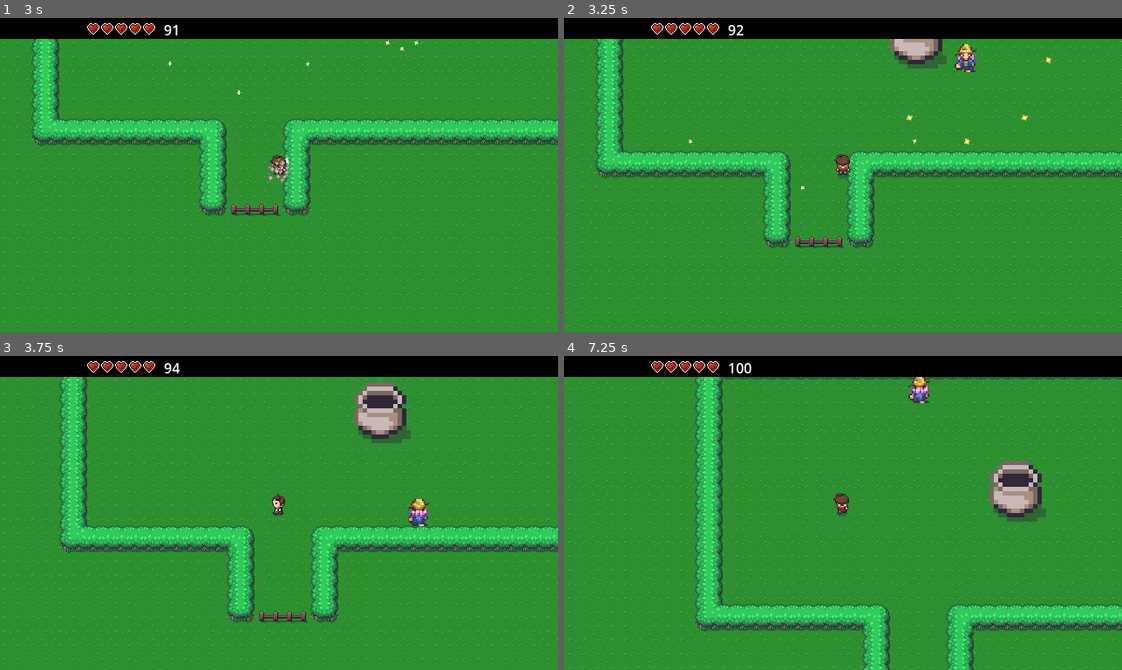
Above: before the commit, frames 1-4 (two rows, left to right).
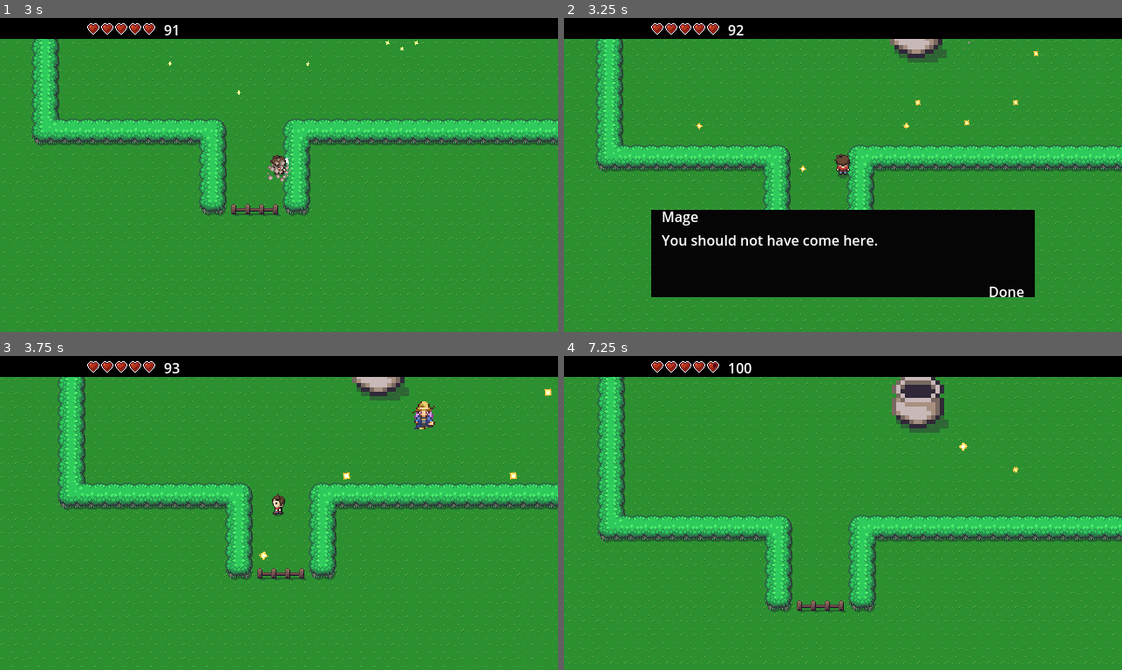
Above: after the commit, the same moments.

Repository: Struckhour/worldbuilder
Game: Godot game, scene res://scenes/boss_fight.tscn
Two runs of this game, one before a commit and one after it. Both use one fixed random seed, a clock stepped at 60 frames per second and the inputs below. This scene is started directly instead of the project's main scene.
Inputs:
- Up to frame 1 (3 s): tap Enter (ui_accept) at 0.5, 0.77, 1.25, 1.52, 2 s; hold D (move_right) 0.53-1.28 s; tap Left (attack) at 0.6, 2.85 s; hold S (move_down) 1.28-2.03 s; tap E (interact) at 1.35 s; hold D (move_right) 2.03-2.78 s; tap Right (spin) at 2.1 s; hold W (move_up) from 2.78 s (still down)
- Up to frame 2 (3.25 s): keep holding W (move_up); tap Enter (ui_accept) at 3.02 s
- Up to frame 3 (3.75 s): release W (move_up) at 3.53 s; hold A (move_left) from 3.53 s (still down); hold E (interact) from 3.53 s (still down)
- Up to frame 4 (7.25 s): tap Enter (ui_accept) at 3.77, 4.52, 6.02, 6.77 s; release E (interact) at 4.28 s; tap Right (spin) at 4.35, 6.6 s; release A (move_left) at 5.03 s; hold S (move_down) 5.03-5.78 s; tap Left (attack) at 5.1 s; hold D (move_right) 5.78-6.53 s; tap E (interact) at 5.85 s; hold W (move_up) from 6.53 s (still down)

Frame 1 is identical in both runs. In frame 2, 33% of the frame differs, in the area x 0-100%, y 6-100%; in frame 3, 24%; in frame 4, 29%.

Commit message:
dialogue pauses game but still needs pausable gameplay group rather than music always

Diff:
--- a/scenes/DialogueBox.tscn
+++ b/scenes/DialogueBox.tscn
@@ -7,7 +7,7 @@
 content_margin_top = 12.0
 content_margin_right = 12.0
 content_margin_bottom = 12.0
-bg_color = Color(0.17, 0.17, 0.17, 0.890196)
+bg_color = Color(0.02, 0.02, 0.02, 1)
 
 [node name="DialogueBox" type="CanvasLayer"]
 script = ExtResource("1_r2og1")
@@ -25,6 +25,7 @@
 theme_override_constants/margin_bottom = 40
 
 [node name="Panel" type="Panel" parent="RootMargin"]
+process_mode = 3
 custom_minimum_size = Vector2(440, 100)
 layout_mode = 2
 theme_override_styles/panel = SubResource("StyleBoxFlat_mt8gy")
--- a/scenes/boss_fight.tscn
+++ b/scenes/boss_fight.tscn
@@ -1,13 +1,15 @@
-[gd_scene load_steps=13 format=4 uid="uid://cjpdpfml50n2e"]
+[gd_scene load_steps=16 format=4 uid="uid://cjpdpfml50n2e"]
 
 [ext_resource type="PackedScene" uid="uid://cfiry3b46yeys" path="res://scenes/HUD.tscn" id="1_85w88"]
 [ext_resource type="Texture2D" uid="uid://dvspt5nu5toyx" path="res://assets/gfx/Overworld.png" id="1_dl1d0"]
 [ext_resource type="Script" uid="uid://dx77tacmm4a8s" path="res://scenes/boss_fight.gd" id="1_x4w2v"]
 [ext_resource type="PackedScene" uid="uid://b0ncrhqbhd6h0" path="res://scenes/player.tscn" id="2_1hapx"]
+[ext_resource type="PackedScene" uid="uid://ccxpte5aveoe2" path="res://scenes/DialogueBox.tscn" id="3_7imqq"]
 [ext_resource type="Script" uid="uid://bnr80dqb4qadf" path="res://scenes/game_manager.gd" id="5_67f06"]
 [ext_resource type="PackedScene" uid="uid://bl6ddv7vky0v3" path="res://scenes/enemies/mage.tscn" id="6_31neg"]
 [ext_resource type="AudioStream" uid="uid://c860yvcmyquj0" path="res://assets/test_music/boss_music_sample.wav" id="6_x4w2v"]
 [ext_resource type="PackedScene" uid="uid://conmcvr0uk07c" path="res://scenes/enemies/big_pot.tscn" id="8_2tdpq"]
+[ext_resource type="Script" uid="uid://iqjvmim46l8t" path="res://scenes/boss_intro_trigger.gd" id="10_7hhev"]
 
 [sub_resource type="TileSetAtlasSource" id="TileSetAtlasSource_1hapx"]
 texture = ExtResource("1_dl1d0")
@@ -2183,10 +2185,15 @@
 physics_layer_0/collision_layer = 1
 sources/0 = SubResource("TileSetAtlasSource_85w88")
 
+[sub_resource type="RectangleShape2D" id="RectangleShape2D_r7oq6"]
+size = Vector2(64, 22)
+
 [node name="BossFight" type="Node2D"]
 script = ExtResource("1_x4w2v")
 
 [node name="Hud" parent="." instance=ExtResource("1_85w88")]
+
+[node name="DialogueBox" parent="Hud" instance=ExtResource("3_7imqq")]
 
 [node name="GroundLayer" type="TileMapLayer" parent="."]
 modulate = Color(0.758192, 0.758192, 0.758192, 1)
@@ -2208,9 +2215,20 @@
 position = Vector2(400, 200)
 
 [node name="BossMusic" type="AudioStreamPlayer2D" parent="."]
+process_mode = 3
 stream = ExtResource("6_x4w2v")
 
 [node name="BigPot" parent="." instance=ExtResource("8_2tdpq")]
 position = Vector2(523, 154)
 
+[node name="Node" type="Node" parent="."]
+
+[node name="BossIntroTrigger" type="Area2D" parent="Node"]
+collision_mask = 2
+script = ExtResource("10_7hhev")
+
+[node name="CollisionShape2D" type="CollisionShape2D" parent="Node/BossIntroTrigger"]
+position = Vector2(406, 310)
+shape = SubResource("RectangleShape2D_r7oq6")
+
 [connection signal="died" from="Mage" to="Player" method="_on_mage_died"]
--- /dev/null
+++ b/scenes/boss_intro_trigger.gd
@@ -0,0 +1,21 @@
+extends Area2D
+
+@export_multiline var dialogue_text := "You should not have come here."
+@export var speaker_name := "Mage"
+
+@onready var dialogue_box = $"../../Hud/DialogueBox"
+
+var triggered := false
+
+func _ready() -> void:
+	body_entered.connect(_on_body_entered)
+
+func _on_body_entered(body: Node) -> void:
+	if triggered:
+		return
+
+	if not body.is_in_group("player"):
+		return
+
+	triggered = true
+	dialogue_box.show_dialogue(speaker_name, dialogue_text, null)
--- a/scenes/dialogue_box.gd
+++ b/scenes/dialogue_box.gd
@@ -1,5 +1,7 @@
 extends CanvasLayer
 
+signal dialogue_started
+signal dialogue_finished
 @onready var portrait: TextureRect = $RootMargin/Panel/InnerMargin/Portrait
 @onready var name_label: Label = $RootMargin/Panel/InnerMargin/TextColumn/NameLabel
 @onready var dialogue_label: RichTextLabel = $RootMargin/Panel/InnerMargin/TextColumn/DialogueLabel
@@ -12,12 +14,6 @@
 func _ready() -> void:
 	hide_dialogue()
 
-	show_dialogue(
-		"Mage",
-		"You should not have come here. You should not have come here. You should not have come here. You should not have come here. You should not have come here. You should not have come here.",
-		null
-	)
-
 func _unhandled_input(event: InputEvent) -> void:
 	if not visible:
 		return
@@ -27,6 +23,7 @@
 		get_viewport().set_input_as_handled()
 
 func show_dialogue(speaker_name: String, text: String, portrait_texture: Texture2D = null) -> void:
+	dialogue_started.emit()
 	name_label.text = speaker_name
 	portrait.texture = portrait_texture
 	portrait.visible = portrait_texture != null
@@ -55,6 +52,7 @@
 		continue_label.text = "Done"
 
 func hide_dialogue() -> void:
+	dialogue_finished.emit()
 	visible = false
 	pages.clear()
 	page_index = 0
--- a/scenes/game_manager.gd
+++ b/scenes/game_manager.gd
@@ -1,8 +1,13 @@
 extends Node
 
 @onready var hud = get_tree().current_scene.get_node("Hud")
+@onready var dialogue_box = $"../Hud/DialogueBox"
 
 var game_over := false
+
+func _ready() -> void:
+	dialogue_box.dialogue_started.connect(_on_dialogue_started)
+	dialogue_box.dialogue_finished.connect(_on_dialogue_finished)
 
 func trigger_game_over() -> void:
 	if game_over:
@@ -11,3 +16,13 @@
 	game_over = true
 	hud.show_game_over()
 	get_tree().paused = true
+
+func _on_dialogue_started() -> void:
+	get_tree().paused = true
+	dialogue_box.process_mode = Node.PROCESS_MODE_ALWAYS
+
+func _on_dialogue_finished() -> void:
+	if game_over:
+		return
+
+	get_tree().paused = false
Not shown, added: scenes/boss_intro_trigger.gd.uid
